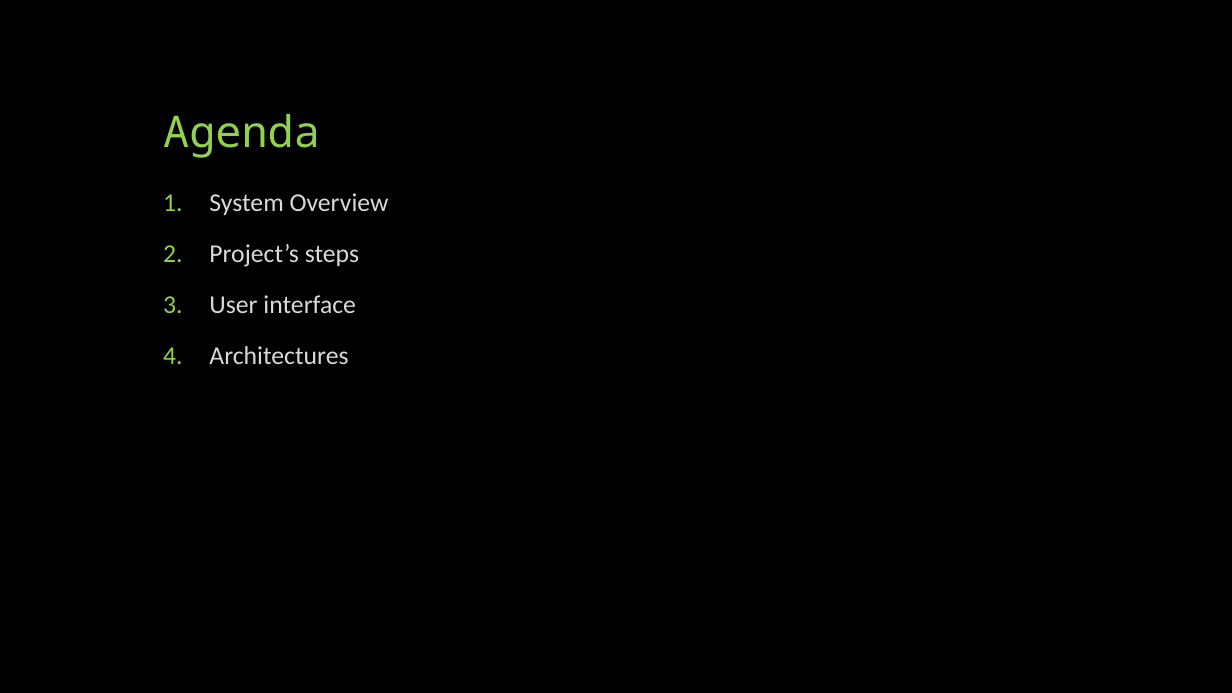
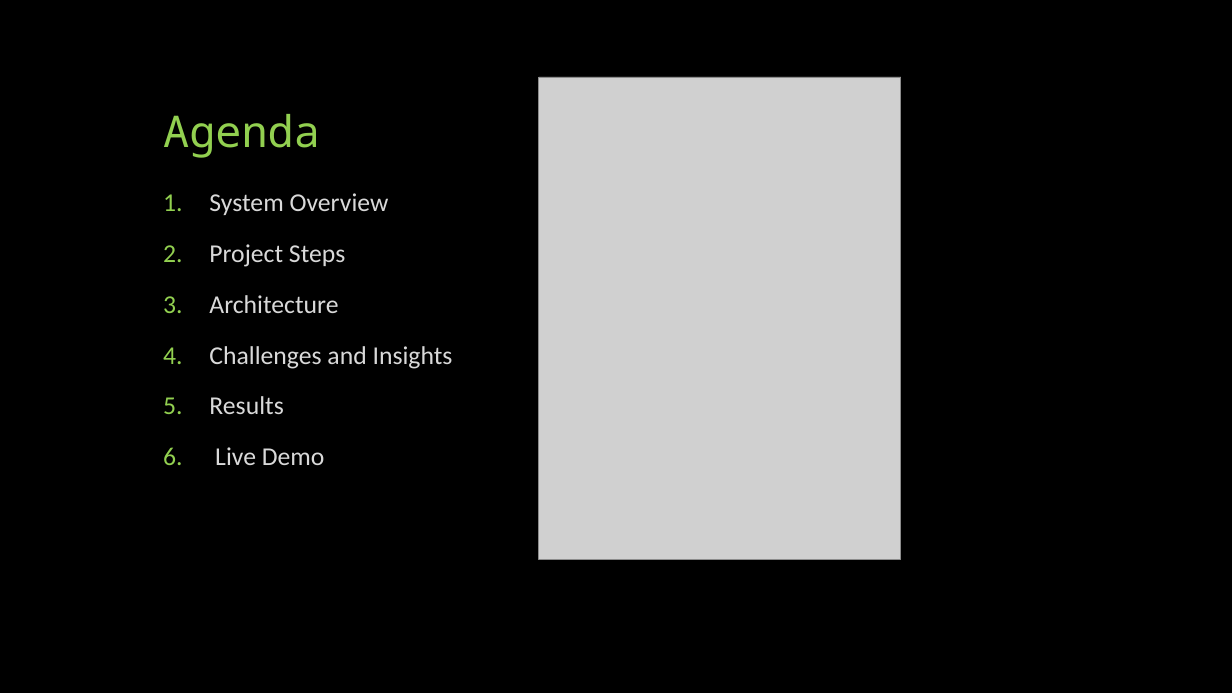
Before and after one commit to idowein/FPGA-image-interpolator, a slide deck: slide 2 of datasheets/Digital Zoom presentation.pptx. Drawn at 1232x693 pixels with LibreOffice and Linux fonts; fonts in the diff are those of the drawing; grey boxes stand for pictures. Boxes give left, top, right and bottom in pixels: in the first picture for what was removed or moved away, otherwise in the second. Text is boxed around its words. In the diff, an @@ line names an element or a change of style, - is before the commit and + after.

```diff
--- a/datasheets/Digital Zoom presentation.pptx
+++ b/datasheets/Digital Zoom presentation.pptx
@@ picture added at <box>539,77,901,559</box> @@
@@ text at <box>209,244,453,465</box>: text changed @@
-2. Project’s steps
-3. User interface
-4. Architectures
+2. Project Steps
+3. Architecture
+4. Challenges and Insights
+5. Results
+6. Live Demo
```
Also in this commit, not shown: 17 other slides changed, 2 slides added, 6 slides removed, 2 other files.
